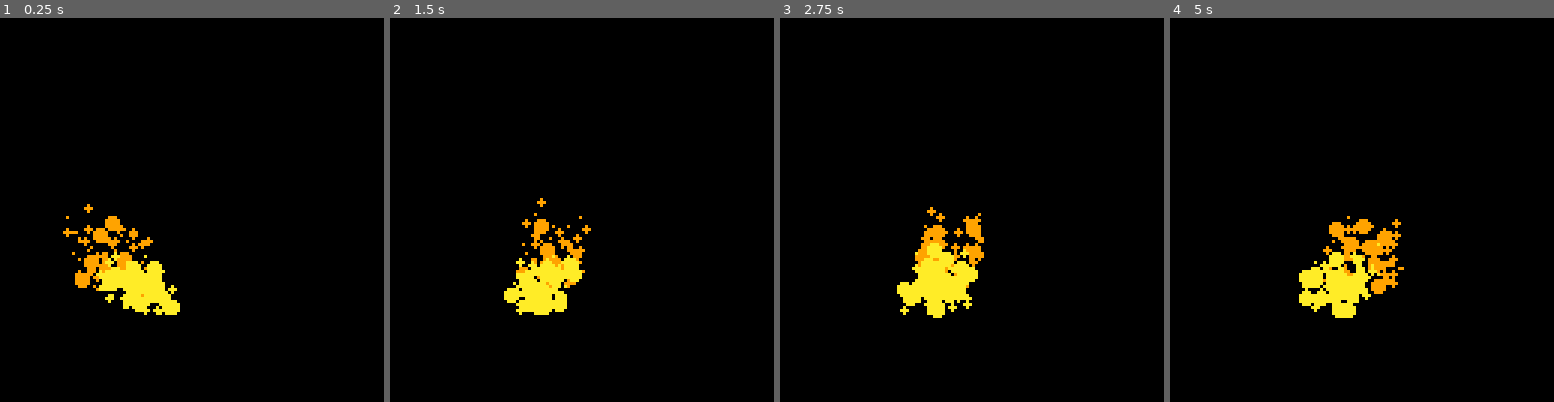
Above: before the commit, frames 1-4 (left to right).
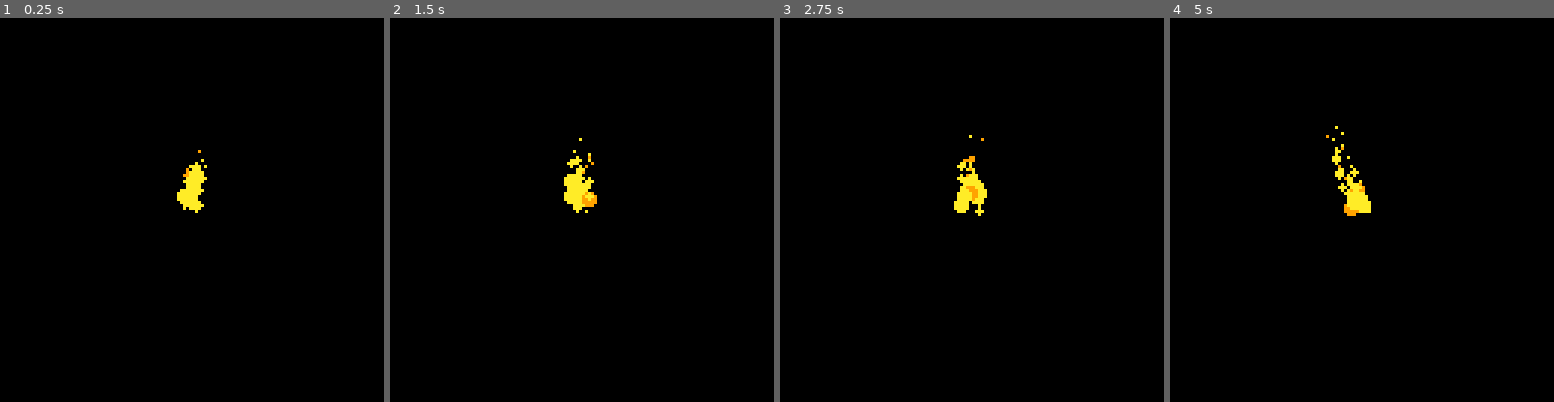
Above: after the commit, the same moments.

Repository: CRBroughton/pico-particles
Game: PICO-8 cartridge pico-particles.p8
Two runs of this game, one before a commit and one after it. Both use one fixed random seed, a clock stepped at 60 frames per second and the inputs below.
Inputs:
- Up to frame 1 (0.25 s): no input
- Up to frame 2 (1.5 s): no input
- Up to frame 3 (2.75 s): no input
- Up to frame 4 (5 s): no input

The runs differ from the first frame. In frame 1, 3.8% of the frame differs, in the area x 16-54%, y 34-78%; in frame 2, 3.5%; in frame 3, 3.9%; in frame 4, 4.3%, in the area x 33-61%, y 28-79%.

Commit message:
feat: :sparkles: final fire

Diff:
--- a/main.lua
+++ b/main.lua
@@ -1,31 +1,35 @@
 function _init()
     particles = {}
-    force = -3
-    forced = 1
+    force = 0
+    forceDirection = 0.02
+end
+
+function moveFire()
+    if force < -0.5 or force > rnd(0.5) then
+        forceDirection = forceDirection * -1
+    end
+    force += forceDirection
 end
 
 function _update60()
-    force += 0.1 * forced
-    if force > 3 or force < -3 then
-        forced = forced * -1
-    end
+    moveFire()
 
-    for i = 1, 20 do
+    for i = 1, 5 do
         add(particles, {
-            x = 40 + rnd(20),
-            y = 90 + rnd(10),
+            x = 61 + rnd(6),
+            y = 60 + rnd(6),
             radius = rnd(3),
             colour = 10,
-            life = 10,
+            life = rnd(35),
             speed = 1 + rnd(2)
        })
     end
 
     for particle in all(particles) do
-        particle.y -= particle.speed
+        particle.y -= 1
+        particle.x += force
+        particle.radius -= 0.1
         particle.life -= 1
-        particle.radius -= 0.1
-        particle.x += force
 
         if particle.life < 5 then
             particle.colour = 9
